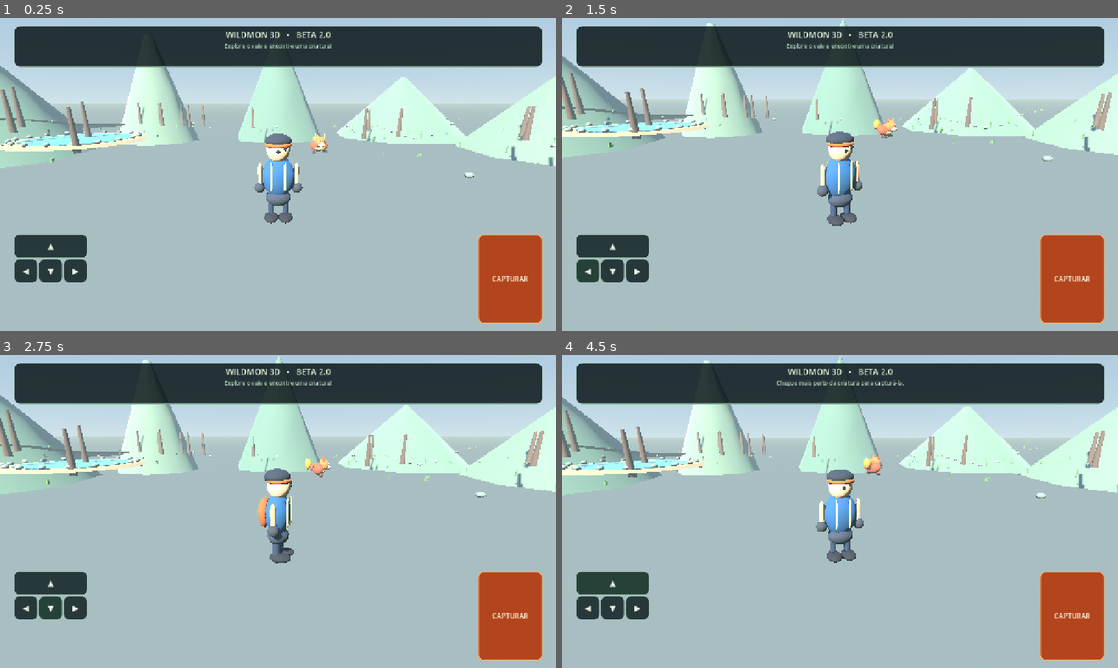
Above: before the commit, frames 1-4 (two rows, left to right).
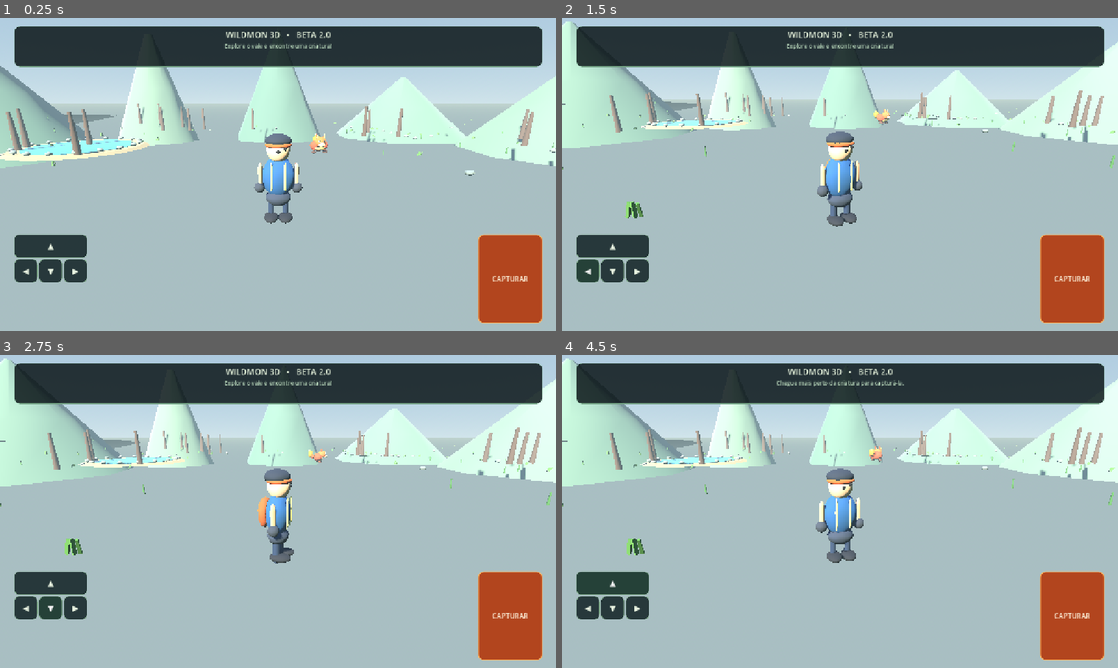
Above: after the commit, the same moments.

Repository: ealvim07-gif/wildmon-3d
Game: Godot game, scene res://scenes/main.tscn
Same seed, same stepped clock (60 frames per second), same inputs: the game is played once before the commit and once after it.
Inputs:
- Up to frame 1 (0.25 s): no input
- Up to frame 2 (1.5 s): click "▲" at 0.5 s; click "◀" at 1.25 s
- Up to frame 3 (2.75 s): click "▼" at 2 s
- Up to frame 4 (4.5 s): click "▶" at 2.75 s; click "CAPTURAR" at 3.5 s; click "▲" at 4.25 s

The runs differ from the first frame. In frame 1, 2.7% of the frame differs, in the area x 0-100%, y 22-52%; in frame 2, 12%, in the area x 0-100%, y 0-67%; in frame 3, 12%; in frame 4, 12%.

Commit message:
Add terrain-following collision and elongated natural ridge forms

Diff:
--- a/scripts/game.gd
+++ b/scripts/game.gd
@@ -140,11 +140,11 @@
 
 	_build_terrain()
 	var ground_body := StaticBody3D.new()
-	ground_body.position.y = -0.42
+	ground_body.position.y = -4.5
 	add_child(ground_body)
 	var ground_shape := CollisionShape3D.new()
 	var ground_box := BoxShape3D.new()
-	ground_box.size = Vector3(78, 0.6, 78)
+	ground_box.size = Vector3(78, 1.0, 78)
 	ground_shape.shape = ground_box
 	ground_body.add_child(ground_shape)
 
@@ -284,6 +284,16 @@
 	terrain.mesh = surface.commit()
 	terrain.material_override = _terrain_material()
 	add_child(terrain)
+
+	# Colisão segue a malha real do relevo; o chão plano fica apenas como segurança distante.
+	var terrain_body := StaticBody3D.new()
+	terrain_body.name = "TerrainCollision"
+	add_child(terrain_body)
+	var terrain_collision := CollisionShape3D.new()
+	var terrain_shape := ConcavePolygonShape3D.new()
+	terrain_shape.set_faces(terrain.mesh.get_faces())
+	terrain_collision.shape = terrain_shape
+	terrain_body.add_child(terrain_collision)
 
 func _terrain_material() -> ShaderMaterial:
 	var shader := Shader.new()
@@ -325,12 +335,15 @@
 	return material
 
 func _terrain_height(x: float, z: float) -> float:
-	var edge_factor := clampf((maxf(absf(x), absf(z)) - 8.0) / 28.0, 0.0, 1.0)
-	var rolling := sin(x * 0.15 + z * 0.075) * 0.82 + cos(z * 0.13 - x * 0.055) * 0.62
-	var detail := sin(x * 0.39 + z * 0.21) * 0.12 + cos(z * 0.31 - x * 0.17) * 0.10
-	var ridge_a := exp(-pow((x + 25.0) / 9.0, 2.0) - pow((z + 7.0) / 24.0, 2.0)) * 2.6
-	var ridge_b := exp(-pow((x - 27.0) / 10.0, 2.0) - pow((z - 8.0) / 22.0, 2.0)) * 2.2
-	return maxf(-0.12, (rolling + detail + ridge_a + ridge_b) * edge_factor)
+	var edge_factor := clampf((maxf(absf(x), absf(z)) - 4.0) / 25.0, 0.0, 1.0)
+	# Ondas cruzadas e cristas alongadas quebram o padrão de colinas circulares.
+	var rolling := sin(x * 0.105 + z * 0.072) * 0.62 + cos(z * 0.091 - x * 0.063) * 0.48
+	var warped_x := x + sin(z * 0.075) * 3.2
+	var ridge_a := pow(1.0 - absf(sin((warped_x + z * 0.22) * 0.082)), 2.2) * 1.55
+	var ridge_b := pow(1.0 - absf(sin((x * 0.17 - z * 0.31 + 11.0) * 0.071)), 2.8) * 0.92
+	var detail := sin(x * 0.31 + z * 0.19) * 0.16 + cos(z * 0.27 - x * 0.23) * 0.13
+	var erosion := -absf(sin(x * 0.045 + z * 0.031)) * 0.24
+	return maxf(-0.28, (rolling + ridge_a + ridge_b + detail + erosion) * edge_factor)
 
 func _add_rock(pos: Vector3, seed: int) -> void:
 	var rock_scene := _get_nature_scene(["Rock_Medium_1", "Rock_Medium_2"], seed)
